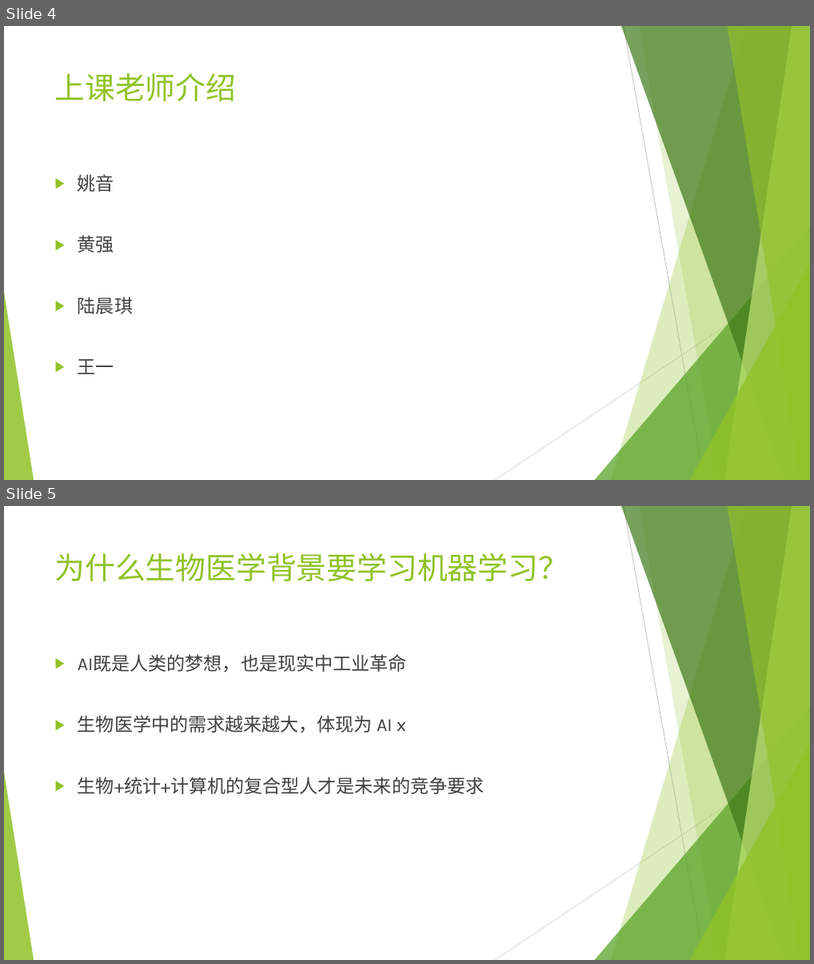
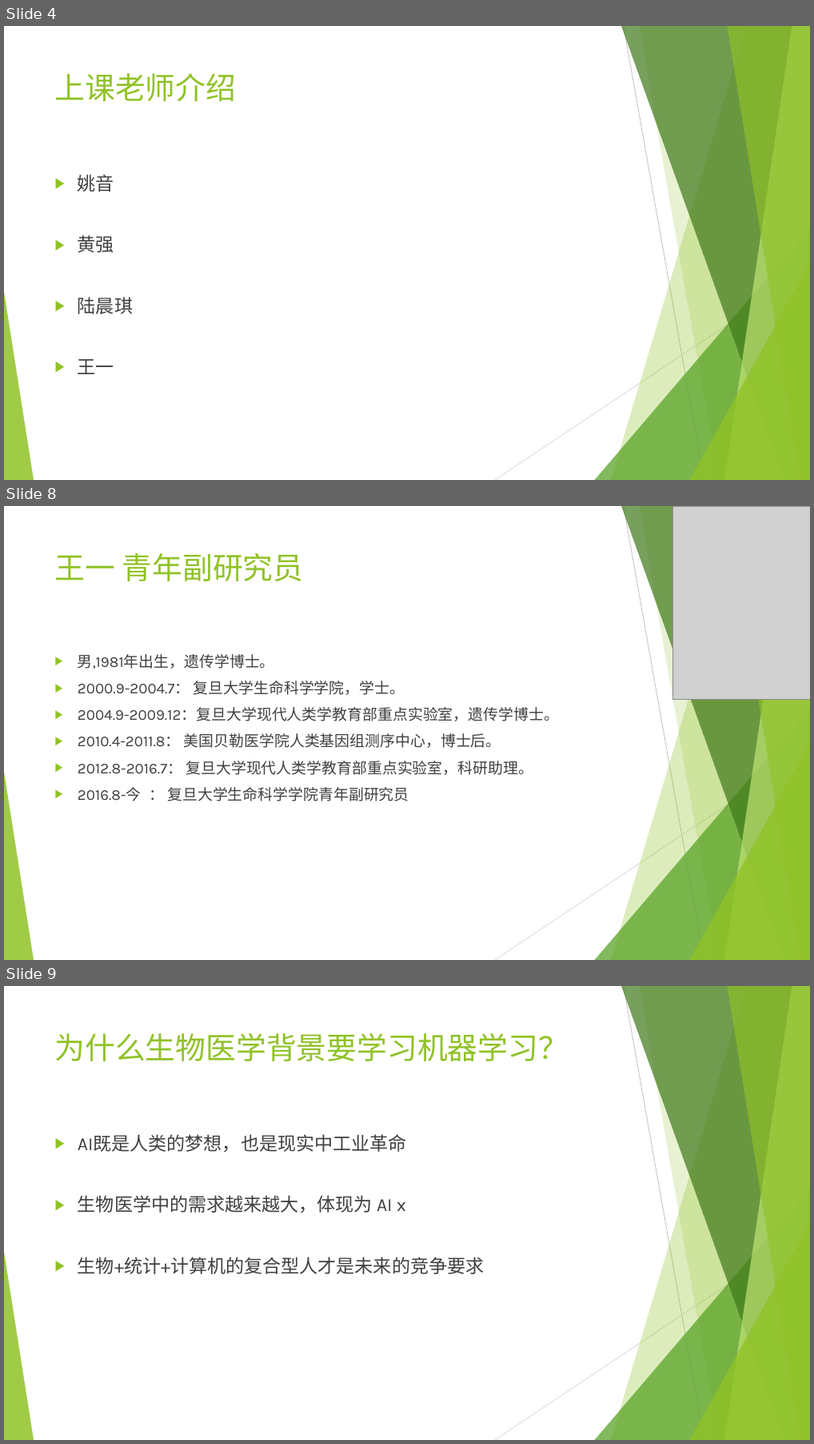
Before and after one commit to wangyi-fudan/BIOL130173, a slide deck: 0_why_and_how.pptx. Shown one above the other, each under a label of ours: slides 4 and 5 before the commit, slides 4, 8 and 9 after it; the slides between them are not shown. The pictures are 814x964 and 814x1444 pixels, drawn with LibreOffice and Linux fonts; fonts in the diff are those of the drawing; grey boxes stand for pictures. Boxes give left, top, right and bottom in pixels: in the first picture for what was removed or moved away, otherwise in the second. Text is boxed around its words. In the diff, an @@ line names an element or a change of style, - is before the commit and + after.

```diff
--- a/0_why_and_how.pptx
+++ b/0_why_and_how.pptx
@@ slide 8 added at (x1=4, y1=506, x2=810, y2=960), background #FFFFFF; not listed: 10 template elements that a slide beside it also shows @@
@@ picture added at (x1=673, y1=506, x2=810, y2=700) @@
@@ title added at (x1=55, y1=553, x2=304, y2=581), 36 pt, text #90C226 @@
+王一 青年副研究员
@@ text added at (x1=78, y1=654, x2=559, y2=801), 18 pt, text #404040 @@
+▶ 男,1981年出生，遗传学博士。
+▶ 2000.9-2004.7： 复旦大学生命科学学院，学士。
+▶ 2004.9-2009.12：复旦大学现代人类学教育部重点实验室，遗传学博士。
+▶ 2010.4-2011.8： 美国贝勒医学院人类基因组测序中心，博士后。
+▶ 2012.8-2016.7： 复旦大学现代人类学教育部重点实验室，科研助理。
+▶ 2016.8-今 ： 复旦大学生命科学学院青年副研究员
@@ what was slide 5 is now slide 9 @@
```
Also in this commit, not shown: 1 slide changed, 3 other slides added.
